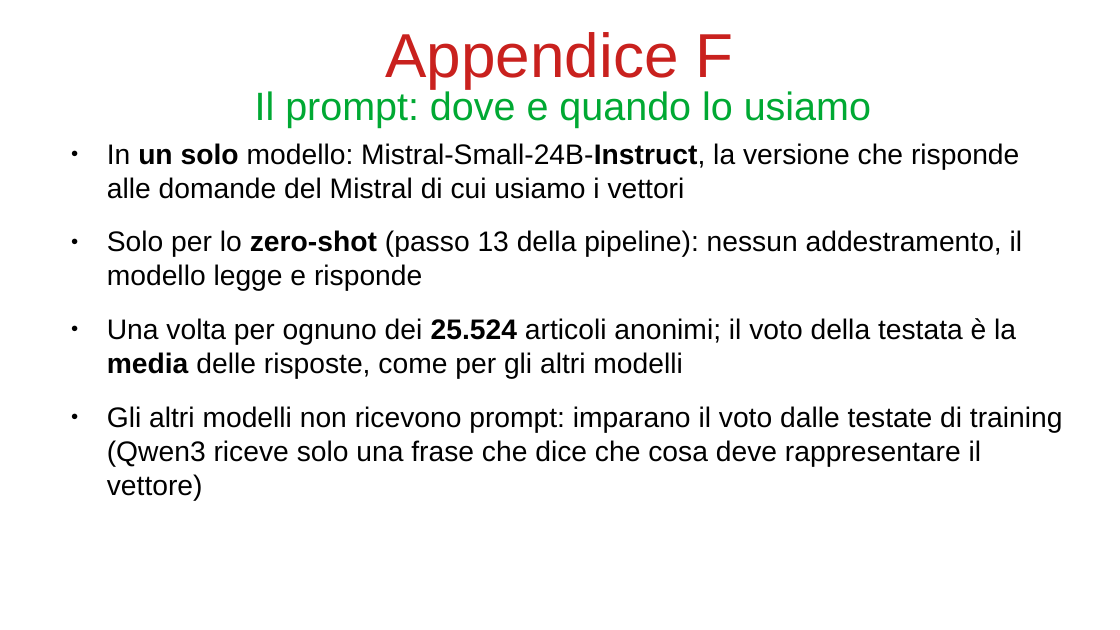
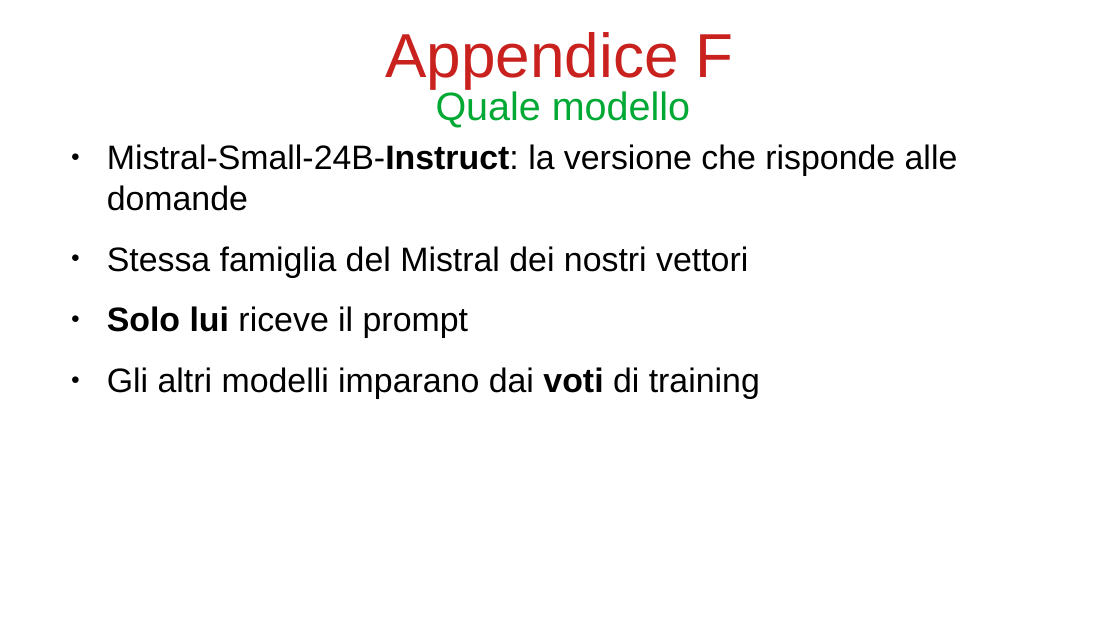
Before and after one commit to bianchi-john/PublisherClassification, a slide deck: slide 45 of Presentazioni/Paper rivista/PaperRivista.odp (slide 40 before the commit). Drawn at 1120x630 pixels with LibreOffice and Linux fonts; fonts in the diff are those of the drawing. Boxes give left, top, right and bottom in pixels: in the first picture for what was removed or moved away, otherwise in the second. Text is boxed around its words. In the diff, an @@ line names an element or a change of style, - is before the commit and + after.

```diff
--- a/Presentazioni/Paper rivista/PaperRivista.odp
+++ b/Presentazioni/Paper rivista/PaperRivista.odp
@@ title at (436,89,690,128): text changed @@
-Il prompt: dove e quando lo usiamo
+Quale modello
@@ text at (107,144,958,399): text changed; size 20 to 24 pt @@
-● In un solo modello: Mistral-Small-24B-Instruct, la versione che risponde alle domande del Mistral di cui usiamo i vettori
-● Solo per lo zero-shot (passo 13 della pipeline): nessun addestramento, il modello legge e risponde
-● Una volta per ognuno dei 25.524 articoli anonimi; il voto della testata è la media delle risposte, come per gli altri modelli
-● Gli altri modelli non ricevono prompt: imparano il voto dalle testate di training (Qwen3 riceve solo una frase che dice che cosa deve rappresentare il vettore)
+● Mistral-Small-24B-Instruct: la versione che risponde alle domande
+● Stessa famiglia del Mistral dei nostri vettori
+● Solo lui riceve il prompt
+● Gli altri modelli imparano dai voti di training
```
Also in this commit, not shown: 42 other slides changed, 18 slides added, 6 slides removed, 11 other files.
